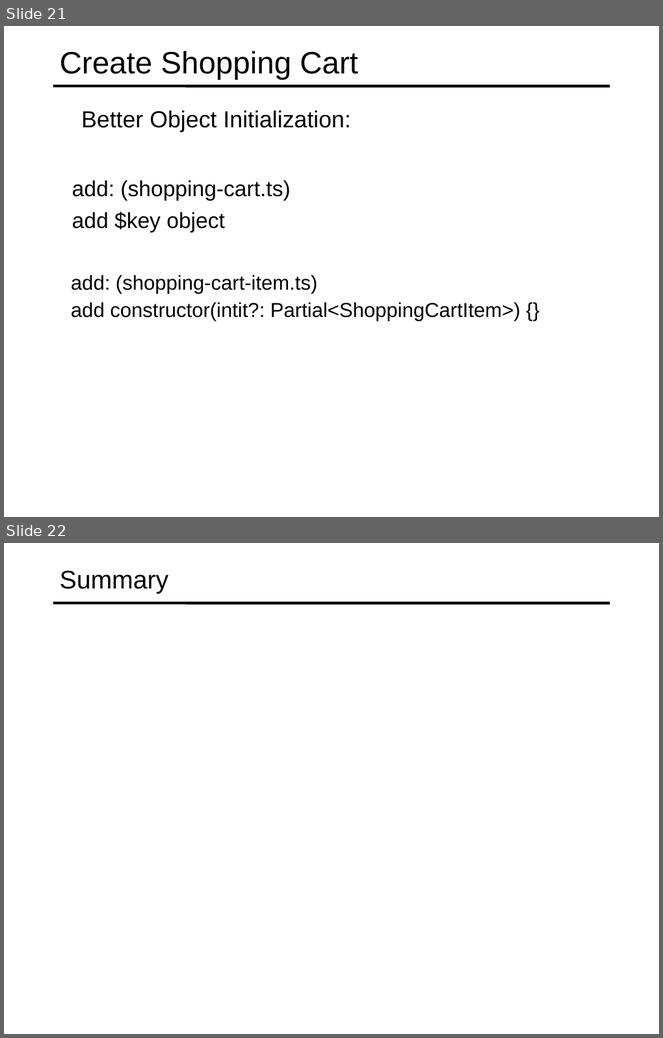
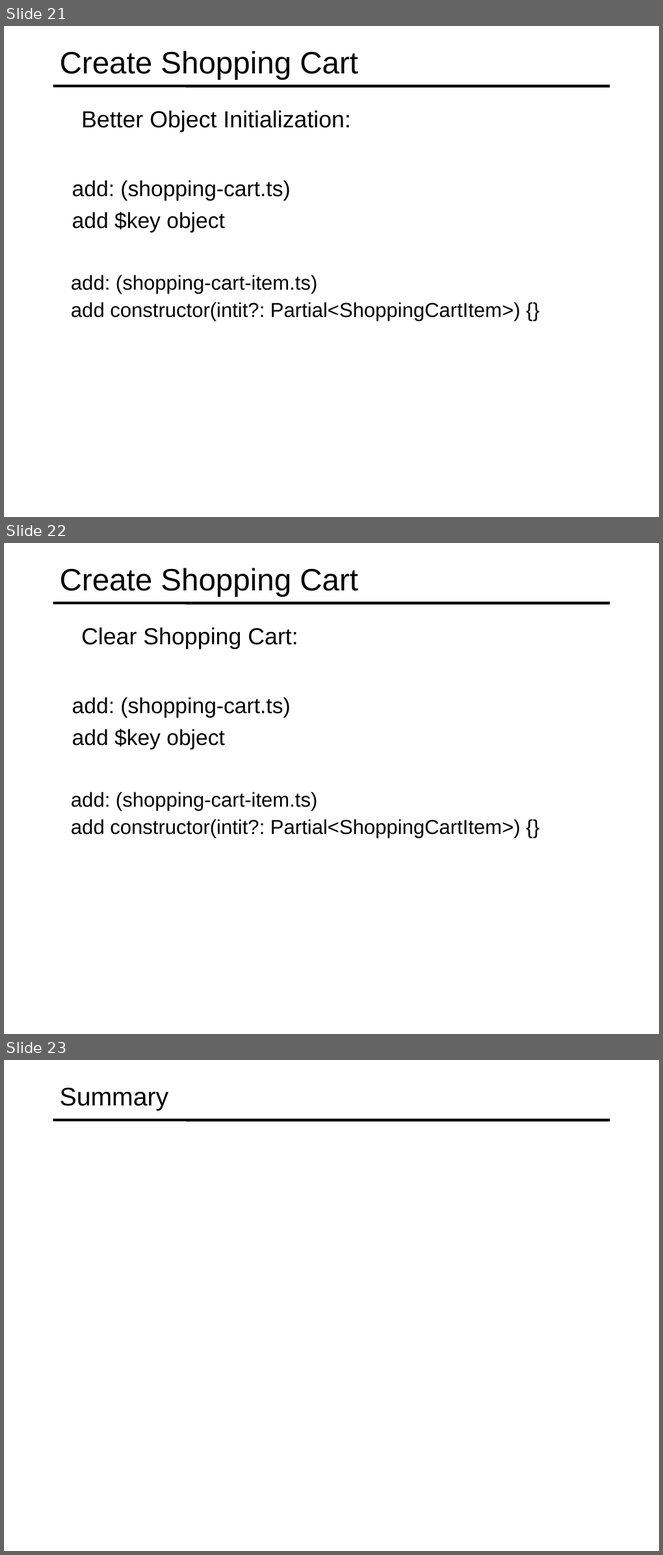
Before and after one commit to specter01wj/Jago_Link_Training, a slide deck: Angular/Angular7/Angular Advanced Course/Project/21.Project_Shopping Cart Module/L5_Project_Shopping Cart Module.ppt. Shown one above the other, each under a label of ours: slides 21 and 22 before the commit, slides 21, 22 and 23 after it. The pictures are 663x1038 and 663x1555 pixels, drawn with LibreOffice and Linux fonts; fonts in the diff are those of the drawing. Boxes give left, top, right and bottom in pixels: in the first picture for what was removed or moved away, otherwise in the second. Text is boxed around its words. In the diff, an @@ line names an element or a change of style, - is before the commit and + after.

Commit message:
11/04/2019 v1

```diff
--- a/Angular/Angular7/Angular Advanced Course/Project/21.Project_Shopping Cart Module/L5_Project_Shopping Cart Module.ppt
+++ b/Angular/Angular7/Angular Advanced Course/Project/21.Project_Shopping Cart Module/L5_Project_Shopping Cart Module.ppt
@@ slide 22 added at <box>4,543,659,1034</box>, background #FFFFFF; not listed: 1 template element that a slide beside it also shows @@
@@ title added at <box>60,568,358,597</box>, 34 pt, text #000000 @@
+Create Shopping Cart
@@ text added at <box>81,627,298,649</box>, 25.5 pt, text #000000 @@
+  Clear Shopping Cart:
@@ text added at <box>72,697,290,750</box>, 24 pt, text #000000 @@
+  add: (shopping-cart.ts)
+  add $key object
@@ text added at <box>71,792,521,838</box>, 22.2 pt, text #000000 @@
+  add: (shopping-cart-item.ts)
+  add constructor(intit?: Partial<ShoppingCartItem>) {}
@@ what was slide 22 is now slide 23 @@
```
